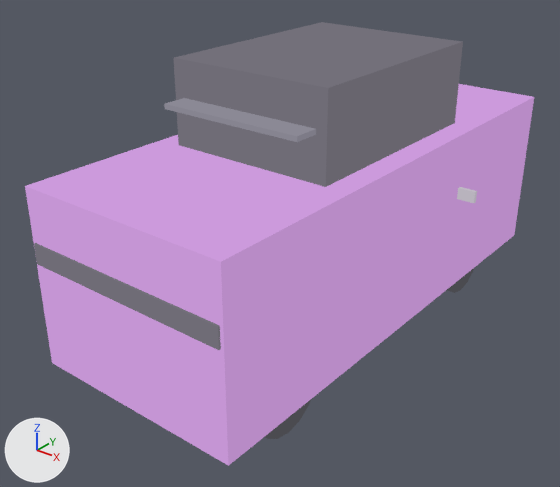
Two versions of the glTF model public/assets/vehicles/cuv.glb, one commit apart.
Camera for both pictures: a 50 mm camera at (3.52, -4.93, 2.95) aimed at (-0.13, -0.36, 0.11). Every picture has the same lights, and +X, +Y and +Z are marked at lower left. The first picture is the older version. Where no turn or scale is listed for an object, it has been applied to the vertices. Vertices at exactly the same position are counted once.

The first picture shows 'Body', 'Cabin', 'RearBumper', 'RearWindow' and 3 more.
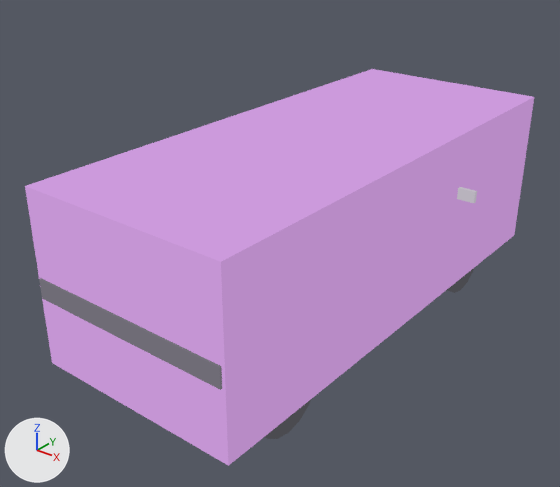
What differs and where, as boxes [x1, y1, x2, y2] in the pictures (560 x 487 px):
'Cabin', moved, rescaled (not visible afterwards)
    before: [174, 22, 463, 187]
'RearBumper', moved
    before: [34, 243, 221, 350]
    after: [39, 278, 222, 390]
'RearWindow', moved (not visible afterwards)
    before: [164, 98, 316, 142]

The change, as a list of edits to the scene's bpy script:
```text
Change me_cabin:
    used by ob_cabin; location = (0.0, 0.02, 1.257)
    remove me_cabin.from_pydata(...)  # 8 vertices, 12 faces; spans x -0.7..0.7, y -0.94..0.94, z -0.42..0.42
    add me_cabin.from_pydata(...)  # 8 vertices, 12 faces; spans x -0.7..0.7, y -0.94..0.94, z -0.36..0.36
    me_cabin part 1: the whole mesh is scaled about its middle by (1, 1, 0.846)
Change ob_cabin:
    ob_cabin.location: (0.0, 0.02, 1.257) -> (0.0, 0.02, 0.555)
Change ob_rearwindow:
    ob_rearwindow.location: (0.0, -0.88, 1.37) -> (0.0, -0.88, 0.863)
Change ob_rearbumper:
    ob_rearbumper.location: (0.0, -2.132, 0.5) -> (0.0, -2.132, 0.22)
```
